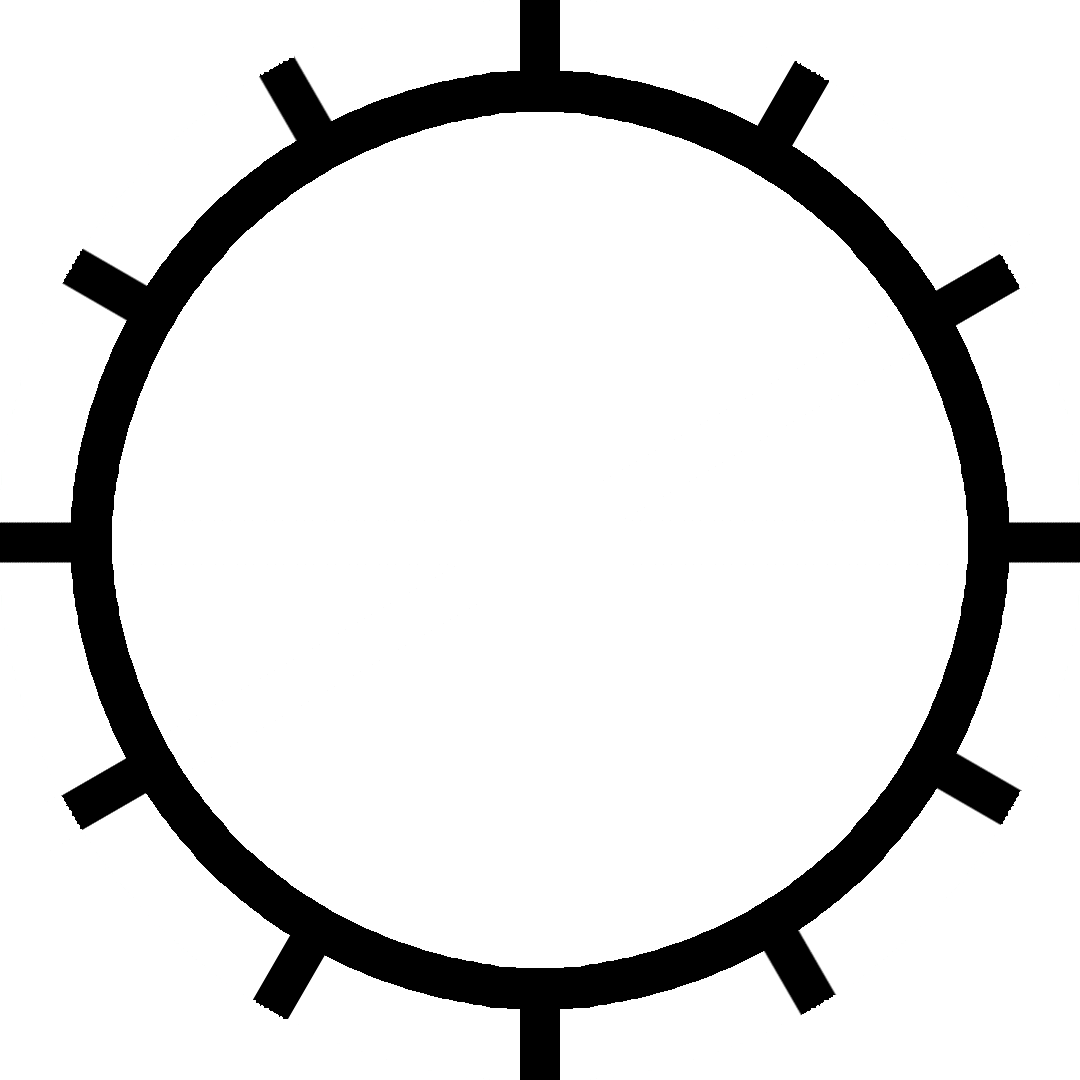
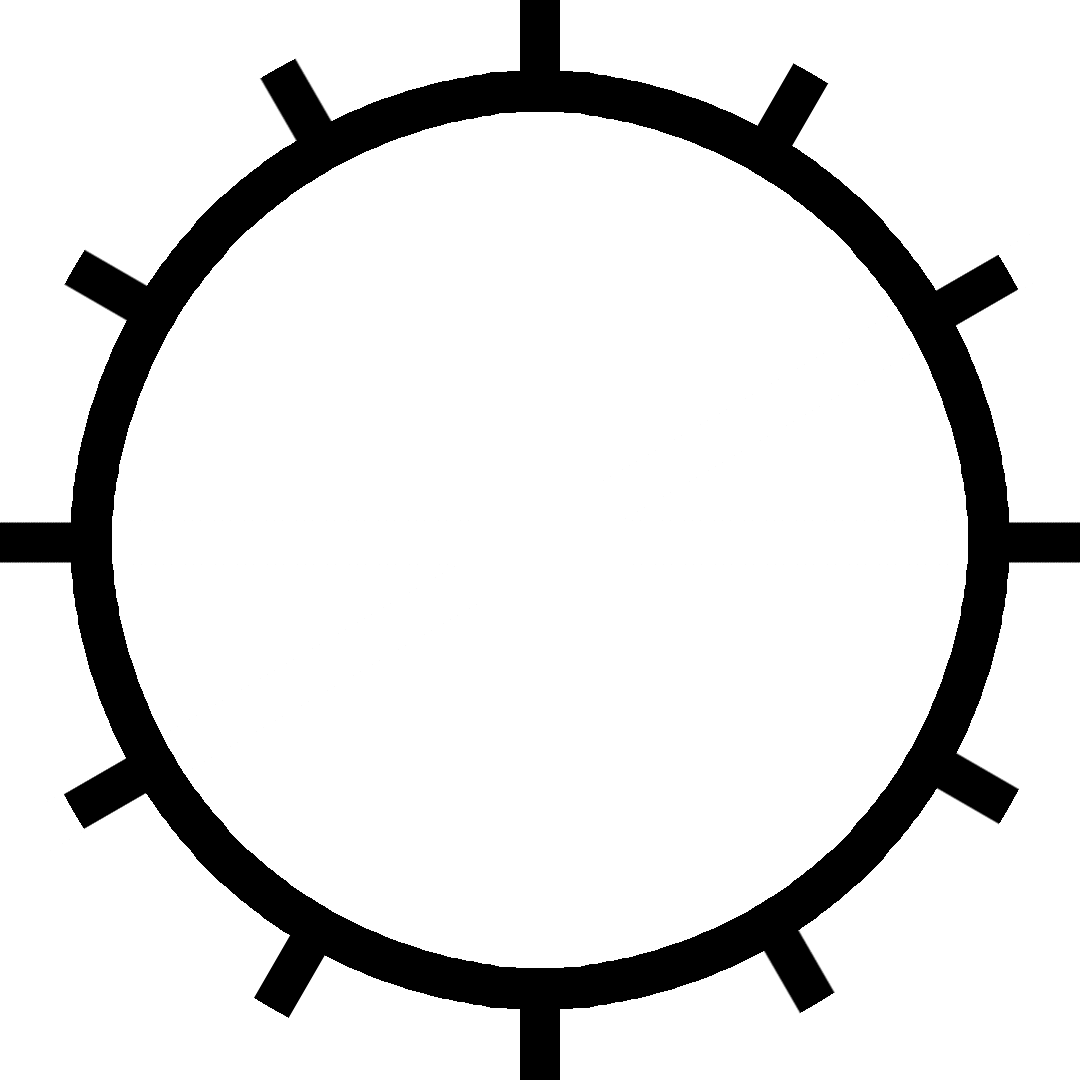
Layer changes from the first 1080 x 1080 image to the second:
painted on "Cracks" over (x1=61, y1=55, x2=1022, y2=1019)
painted on "Background" over (x1=0, y1=0, x2=1080, y2=1080)
